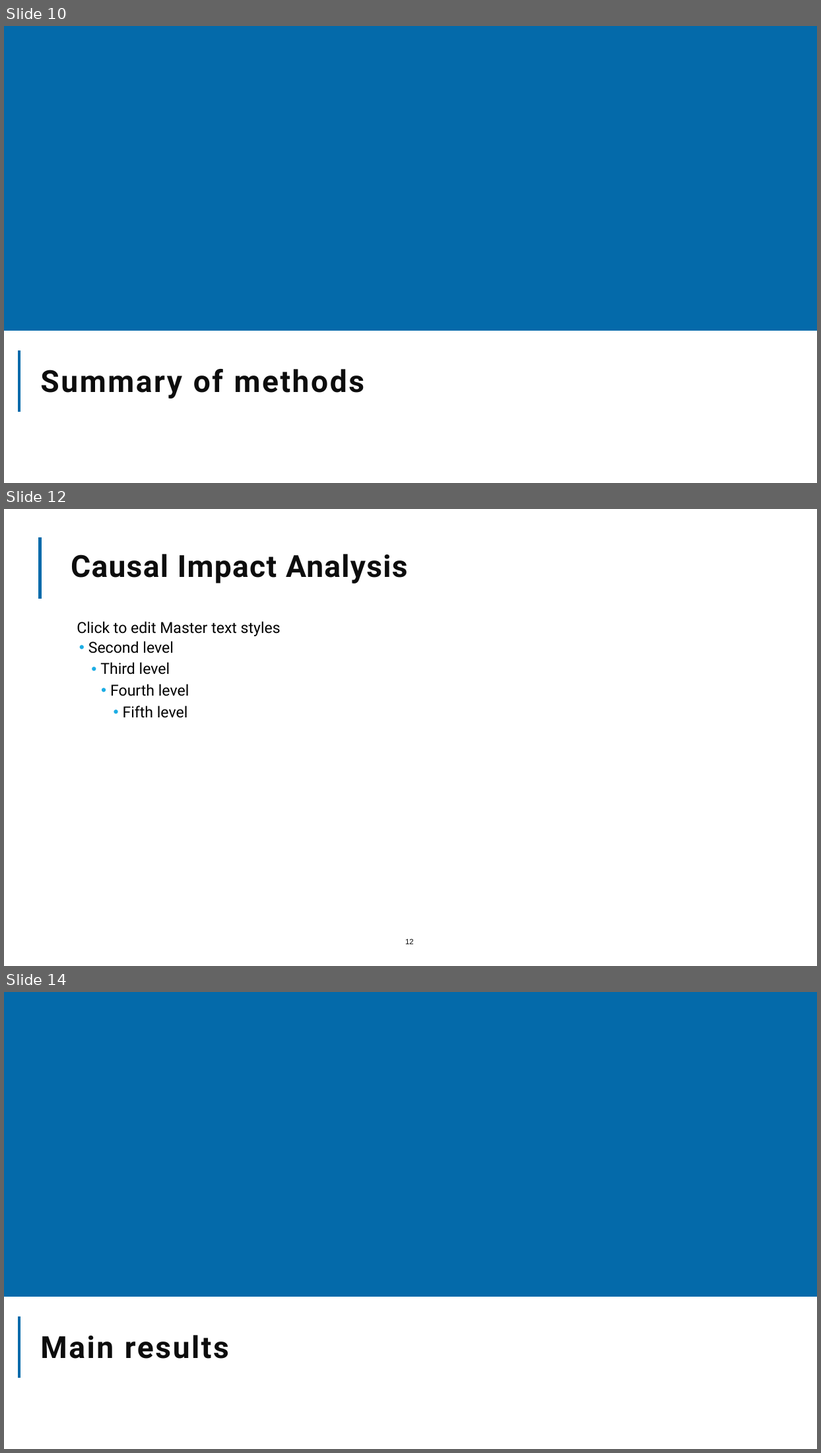
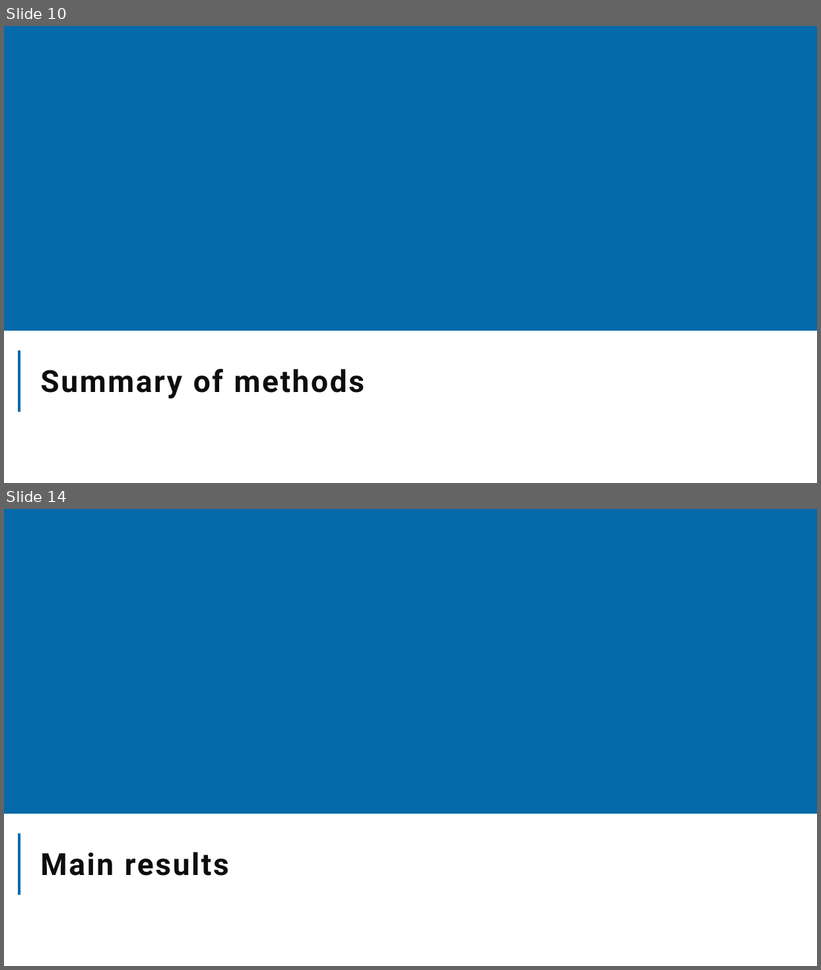
Before and after one commit to The-Strategy-Unit/nhp_sbr_impacts, a slide deck: NHP_SBR impacts_2024.pptx. Shown one above the other, each under a label of ours: slides 10, 12 and 14 before the commit, slides 10 and 14 after it; the slides between them are not shown. The pictures are 821x1453 and 821x970 pixels, drawn with LibreOffice and Linux fonts; fonts in the diff are those of the drawing; background and template pictures are left out. Boxes give left, top, right and bottom in pixels: in the first picture for what was removed or moved away, otherwise in the second. Text is boxed around its words. In the diff, an @@ line names an element or a change of style, - is before the commit and + after.

```diff
--- a/NHP_SBR impacts_2024.pptx
+++ b/NHP_SBR impacts_2024.pptx
@@ slide 12 removed at (4, 509, 817, 966), background picture (left out) @@
@@ rectangle removed at (659, 525, 795, 625) @@
@@ line removed from (40, 599) to (40, 537) @@
@@ title removed at (71, 554, 408, 584) @@
-Causal Impact Analysis
@@ text removed at (77, 621, 281, 718) @@
-  Click to edit Master text styles
-  • Second level
-    • Third level
-      • Fourth level
-        • Fifth level
@@ page number removed at (405, 939, 414, 945) @@
-12
```
Also in this commit, not shown: 1 slide changed, 2 slides added, 1 other slide removed, 1 other file.
